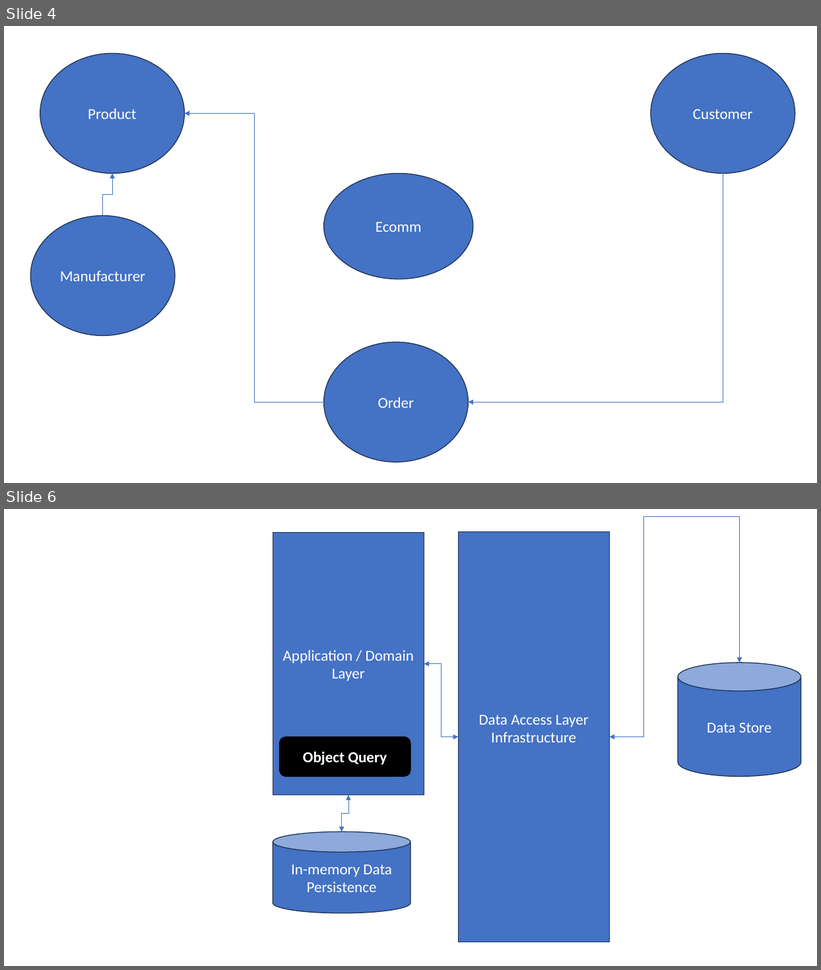
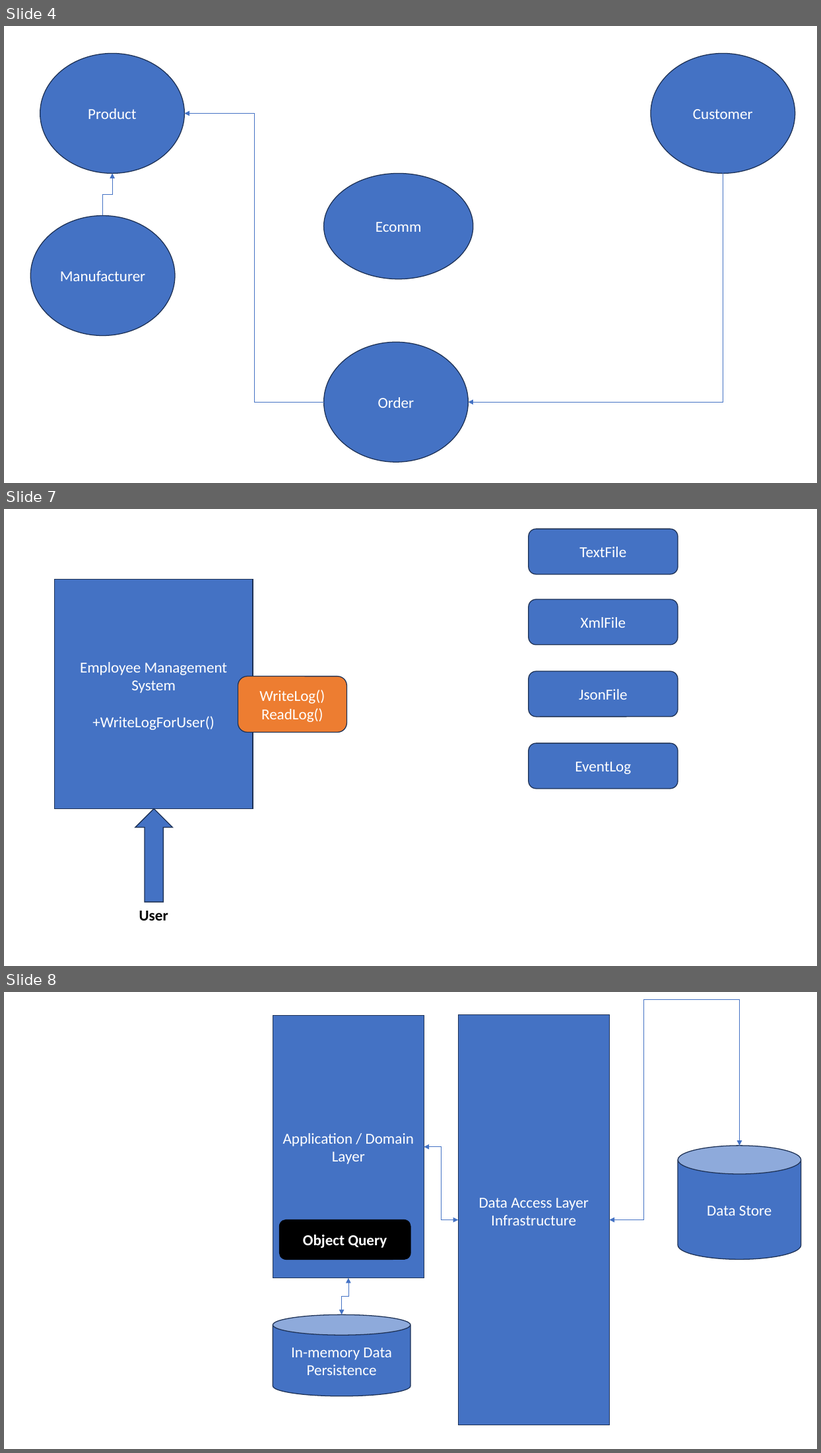
Before and after one commit to maheshsabnis/Capita_NETApps, a slide deck: TrgImages.pptx. Shown one above the other, each under a label of ours: slides 4 and 6 before the commit, slides 4, 7 and 8 after it; the slides between them are not shown. The pictures are 821x970 and 821x1453 pixels, drawn with LibreOffice and Linux fonts; fonts in the diff are those of the drawing. Boxes give left, top, right and bottom in pixels: in the first picture for what was removed or moved away, otherwise in the second. Text is boxed around its words. In the diff, an @@ line names an element or a change of style, - is before the commit and + after.

```diff
--- a/TrgImages.pptx
+++ b/TrgImages.pptx
@@ slide 7 added at box(4, 509, 817, 966), background #FFFFFF @@
@@ rounded rectangle added at box(529, 529, 678, 574), fill #4472C4, outline #1E3256 1 pt, 18 pt, text #FFFFFF @@
+TextFile
@@ rectangle added at box(55, 579, 253, 809), fill #4472C4, outline #1E3256 1 pt, 18 pt, text #FFFFFF @@
+Employee Management System
++WriteLogForUser()
@@ rounded rectangle added at box(529, 599, 678, 644), fill #4472C4, outline #1E3256 1 pt, 18 pt, text #FFFFFF @@
+XmlFile
@@ rounded rectangle added at box(238, 676, 347, 732), fill #ED7D31, outline #1E3256 1 pt, 18 pt, text #FFFFFF @@
+WriteLog()
+ReadLog()
@@ rounded rectangle added at box(529, 671, 678, 716), fill #4472C4, outline #1E3256 1 pt, 18 pt, text #FFFFFF @@
+JsonFile
@@ rounded rectangle added at box(529, 743, 678, 788), fill #4472C4, outline #1E3256 1 pt, 18 pt, text #FFFFFF @@
+EventLog
@@ up arrow added at box(135, 809, 172, 902), fill #4472C4, outline #1E3256 1 pt @@
@@ text added at box(139, 911, 168, 921), 18 pt, text #000000, bold @@
+User
@@ what was slide 6 is now slide 8 @@
```
Also in this commit, not shown: 1 slide changed, 2 other slides added, 25 other files.
